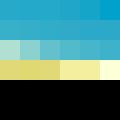
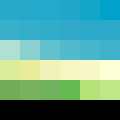
Comparing the layer stacks of the two (120, 120) images. Changes:
painted on "2" (6th of 7, in "sand") over [80, 60, 100, 80]
painted on "3" (6th of 7, in "sand") over [60, 60, 80, 80]
painted on "4" (6th of 7, in "sand") over [40, 60, 60, 80]
painted on "5" (6th of 7, in "sand") over [20, 60, 40, 80]
painted on "6" (6th of 7, in "sand") over [0, 60, 20, 80]
added group "land" with 6 layers above "base" over [0, 80, 120, 100]
added layer "1" (7th of 7, in "land") in group "land" over [100, 80, 120, 100]
added layer "2" (7th of 7, in "land") in group "land" over [80, 80, 100, 100]
added layer "3" (7th of 7, in "land") in group "land" over [60, 80, 80, 100]
added layer "4" (7th of 7, in "land") in group "land" over [40, 80, 60, 100]
added layer "5" (7th of 7, in "land") in group "land" over [20, 80, 40, 100]
added layer "6" (7th of 7, in "land") in group "land" over [0, 80, 20, 100]
